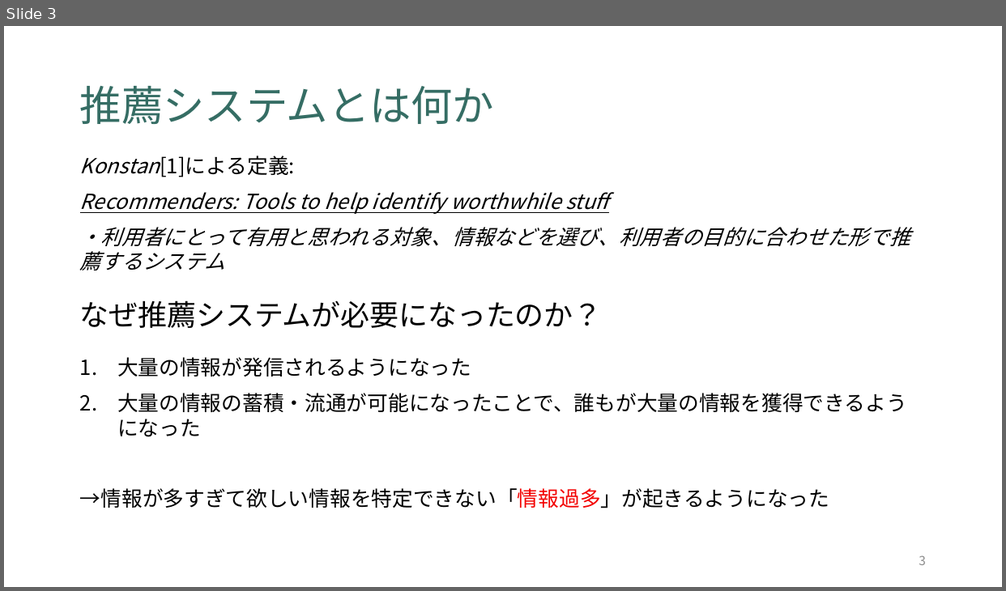
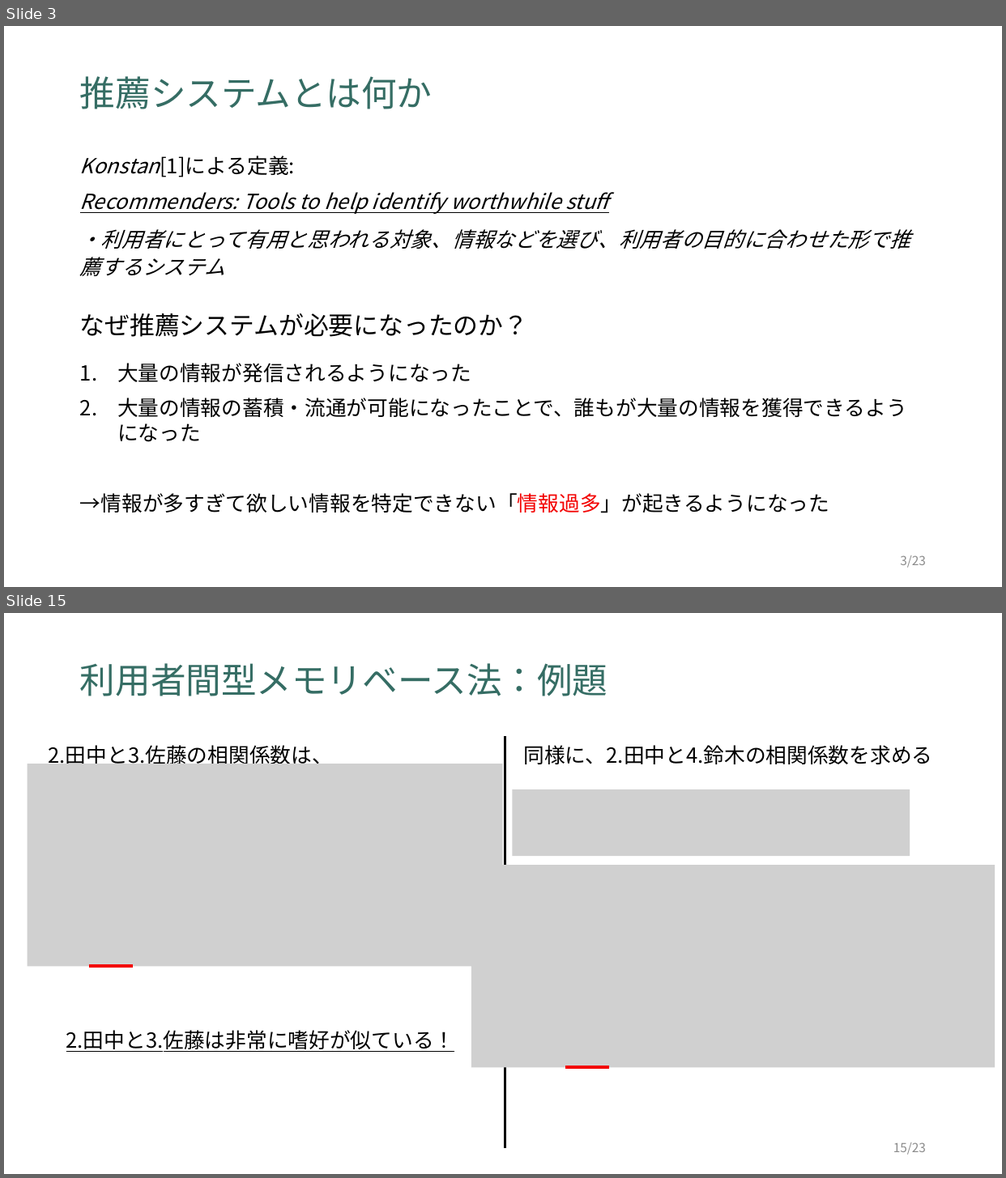
Before and after one commit to tomos7231/seminar, a slide deck: research/推薦システムのアルゴリズム.pptx. Shown one above the other, each under a label of ours: slide 3 before the commit, slides 3 and 15 after it; the slides between them are not shown. The pictures are 1006x591 and 1006x1178 pixels, drawn with LibreOffice and Linux fonts; fonts in the diff are those of the drawing; grey boxes stand for pictures. Boxes give left, top, right and bottom in pixels: in the first picture for what was removed or moved away, otherwise in the second. Text is boxed around its words. In the diff, an @@ line names an element or a change of style, - is before the commit and + after.

```diff
--- a/research/推薦システムのアルゴリズム.pptx
+++ b/research/推薦システムのアルゴリズム.pptx
@@ slide 15 added at [4, 613, 1002, 1174], background #FFFFFF @@
@@ title added at [80, 663, 608, 696], 34 pt, text #356D64 @@
+利用者間型メモリベース法：例題
@@ text added at [48, 745, 332, 769], 20 pt, text #000000 @@
+2.田中と3.佐藤の相関係数は、
@@ line added from (505, 736) to (505, 1148), #000000 2.25 pt @@
@@ text added at [523, 745, 932, 764], 20 pt, text #000000 @@
+同様に、2.田中と4.鈴木の相関係数を求める
@@ picture added at [27, 764, 503, 966] @@
@@ picture added at [513, 790, 910, 856] @@
@@ picture added at [471, 865, 995, 1068] @@
@@ line added from (88, 966) to (133, 966), #F30100 3 pt @@
@@ text added at [66, 1030, 455, 1052], 20 pt, text #000000, underline @@
+2.田中と3.佐藤は非常に嗜好が似ている！
@@ line added from (565, 1068) to (609, 1068), #F30100 3 pt @@
@@ page number added at [893, 1143, 926, 1155], 12 pt, text #8C8C8C @@
+15/23
@@ slide 3 changed as well @@
@@ title "推薦システムとは何か": place and size @@
-title "推薦システムとは何か" at [80, 86, 494, 124]
+title "推薦システムとは何か" at [80, 76, 432, 109]
@@ title "推薦システムとは何か" at [80, 76, 432, 109]: size 40 to 34 pt @@
@@ text at [80, 229, 910, 276]: line spacing 1 to 1.1 @@
@@ text "なぜ推薦システムが必要になったのか？": place and size @@
-text "なぜ推薦システムが必要になったのか？" at [80, 301, 603, 328]
+text "なぜ推薦システムが必要になったのか？" at [80, 314, 528, 337]
@@ text "なぜ推薦システムが必要になったのか？" at [80, 314, 528, 337]: size 28 to 24 pt @@
@@ page number at [900, 556, 926, 568]: text changed @@
-3
+3/23
```
Also in this commit, not shown: 2 other slides changed, 19 other slides added, 1 slide removed, 1 other file.
